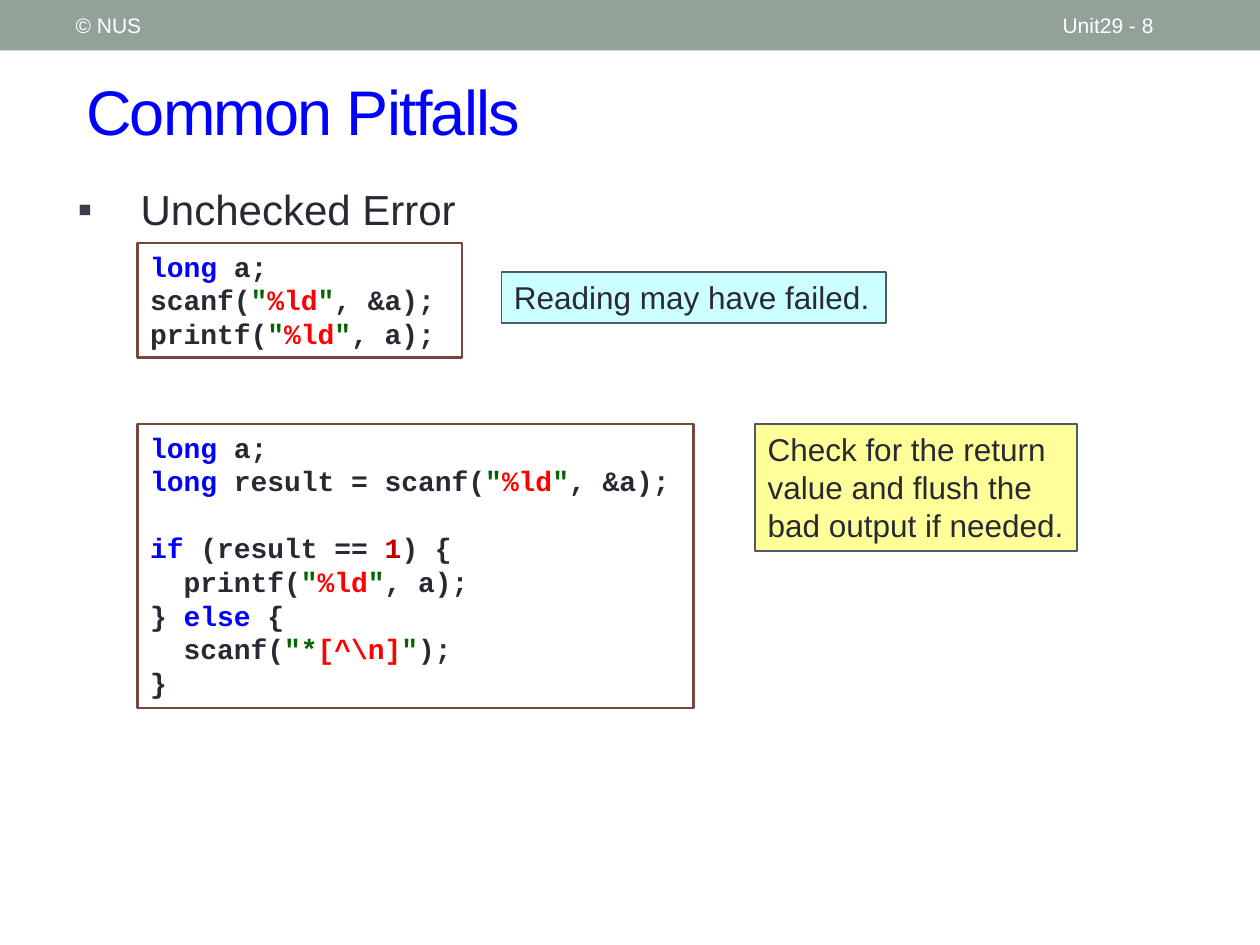
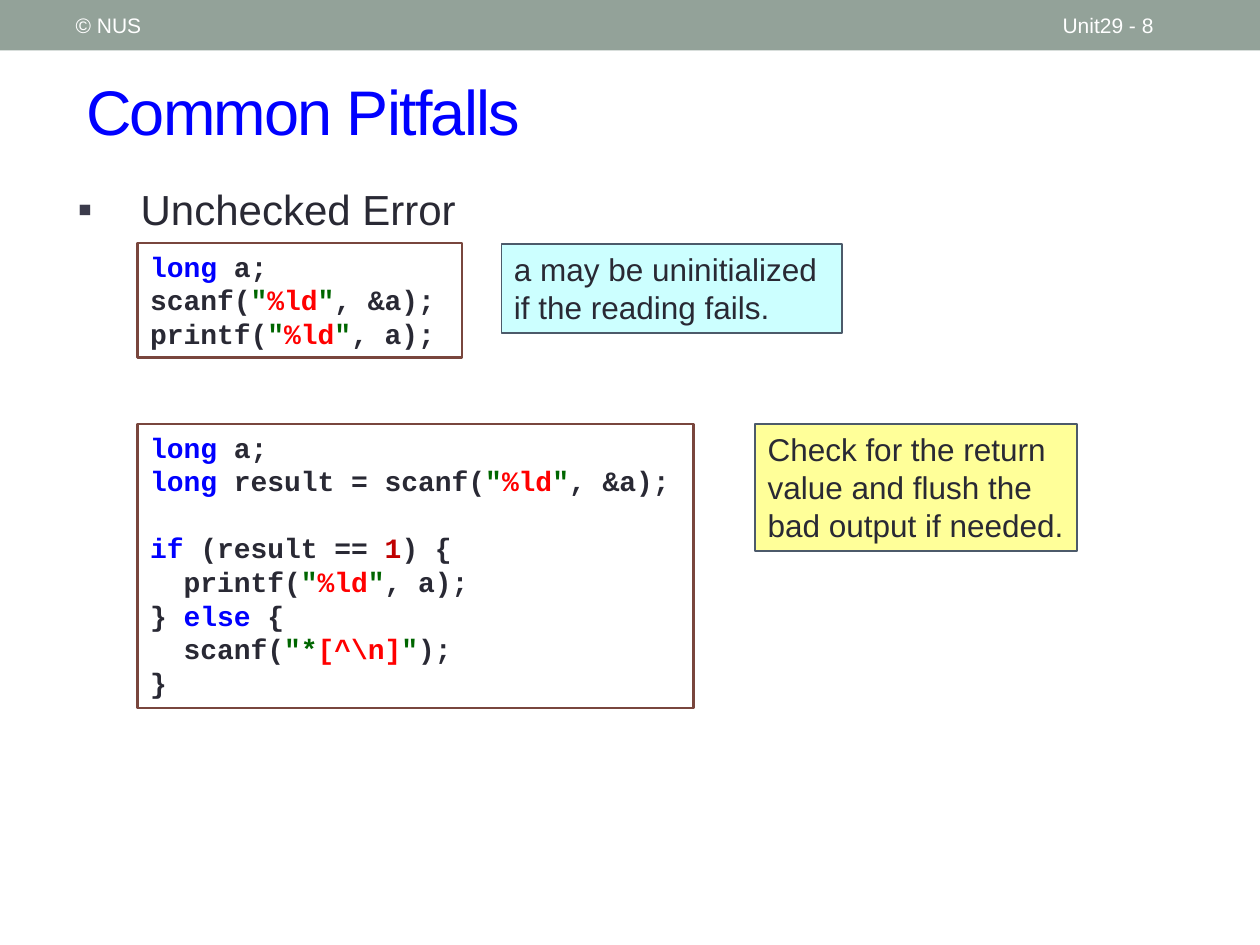
Before and after one commit to nus-cs1010-2021-s2/website, a slide deck: slide 8 of slides/Unit29_Standard IO.pptx. Drawn at 1260x945 pixels with LibreOffice and Linux fonts; fonts in the diff are those of the drawing. Boxes give left, top, right and bottom in pixels: in the first picture for what was removed or moved away, otherwise in the second. Text is boxed around its words. In the diff, an @@ line names an element or a change of style, - is before the commit and + after.

```diff
--- a/slides/Unit29_Standard IO.pptx
+++ b/slides/Unit29_Standard IO.pptx
@@ rectangle "a may be uninitialized if ...": place and size @@
-rectangle "a may be uninitialized if ..." at [501,272,886,323]
+rectangle "a may be uninitialized if ..." at [501,244,842,334]
@@ text in rectangle at [514,258,817,325]: text changed @@
-Reading may have failed.
+a may be uninitialized if the reading fails.
```
Also in this commit, not shown: 7 other slides changed, 4 other files.
